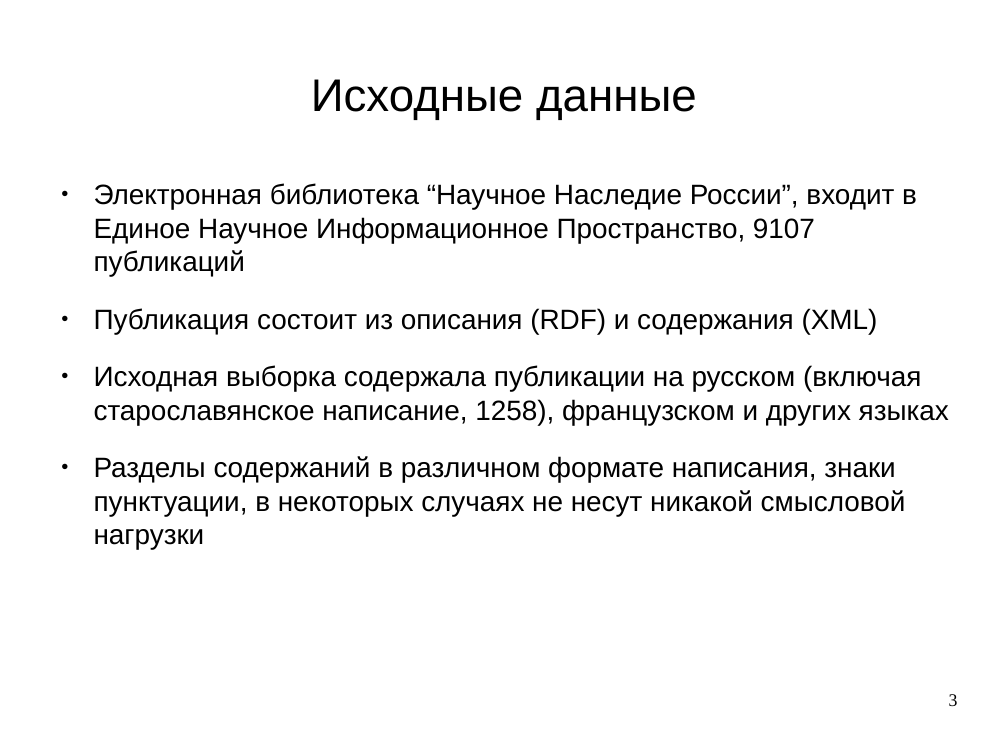
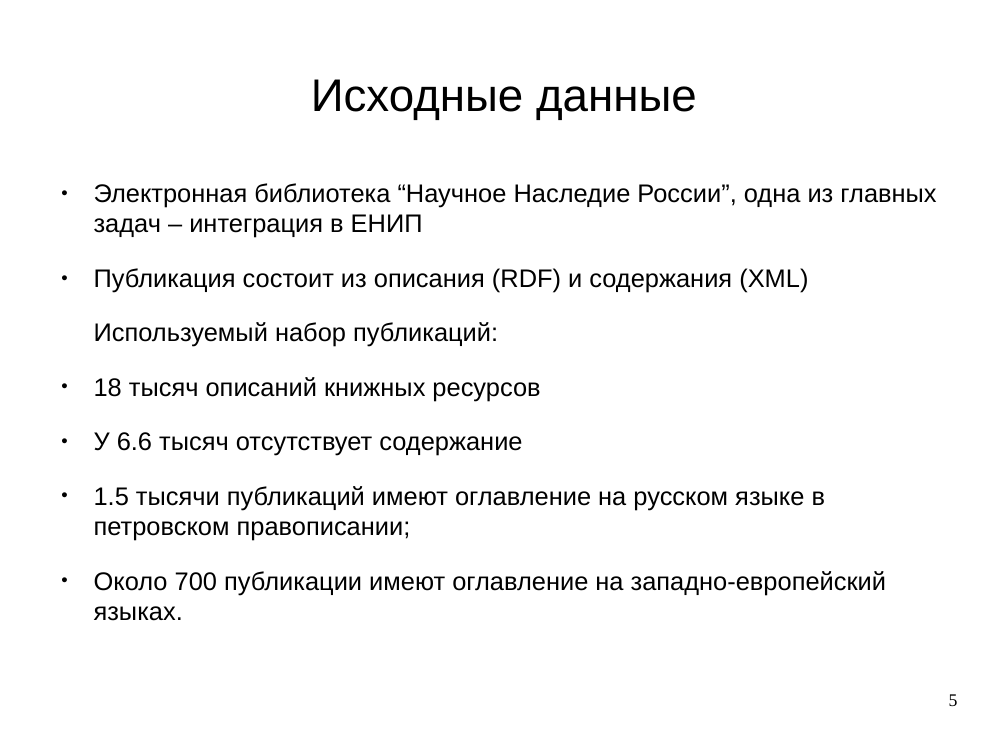
Before and after one commit to kfr2359/SemanticLinkExtraction, a slide deck: slide 5 of docs/final report.odp (slide 3 before the commit). Drawn at 1008x756 pixels with LibreOffice and Linux fonts; fonts in the diff are those of the drawing. Boxes give left, top, right and bottom in pixels: in the first picture for what was removed or moved away, otherwise in the second. Text is boxed around its words. In the diff, an @@ line names an element or a change of style, - is before the commit and + after.

```diff
--- a/docs/final report.odp
+++ b/docs/final report.odp
@@ text at (94, 183, 936, 238): text changed; size 22 to 20 pt @@
-● Электронная библиотека “Научное Наследие России”, входит в Единое Научное Информационное Пространство, 9107 публикаций
+● Электронная библиотека “Научное Наследие России”, одна из главных задач – интеграция в ЕНИП
@@ text at (94, 268, 808, 292): size 22 to 20 pt in "Публикация состоит из описания (RDF) и содержания ..." @@
@@ text at (94, 322, 886, 621): text changed; size 22 to 20 pt @@
-● Исходная выборка содержала публикации на русском (включая старославянское написание, 1258), французском и других языках
-● Разделы содержаний в различном формате написания, знаки пунктуации, в некоторых случаях не несут никакой смысловой нагрузки
+Используемый набор публикаций:
+● 18 тысяч описаний книжных ресурсов
+● У 6.6 тысяч отсутствует содержание
+● 1.5 тысячи публикаций имеют оглавление на русском языке в петровском правописании;
+● Около 700 публикации имеют оглавление на западно-европейский языках.
@@ page number at (949, 694, 958, 706): text changed @@
-3
+5
```
Also in this commit, not shown: 3 other slides changed, 2 slides added, 3 other files.
